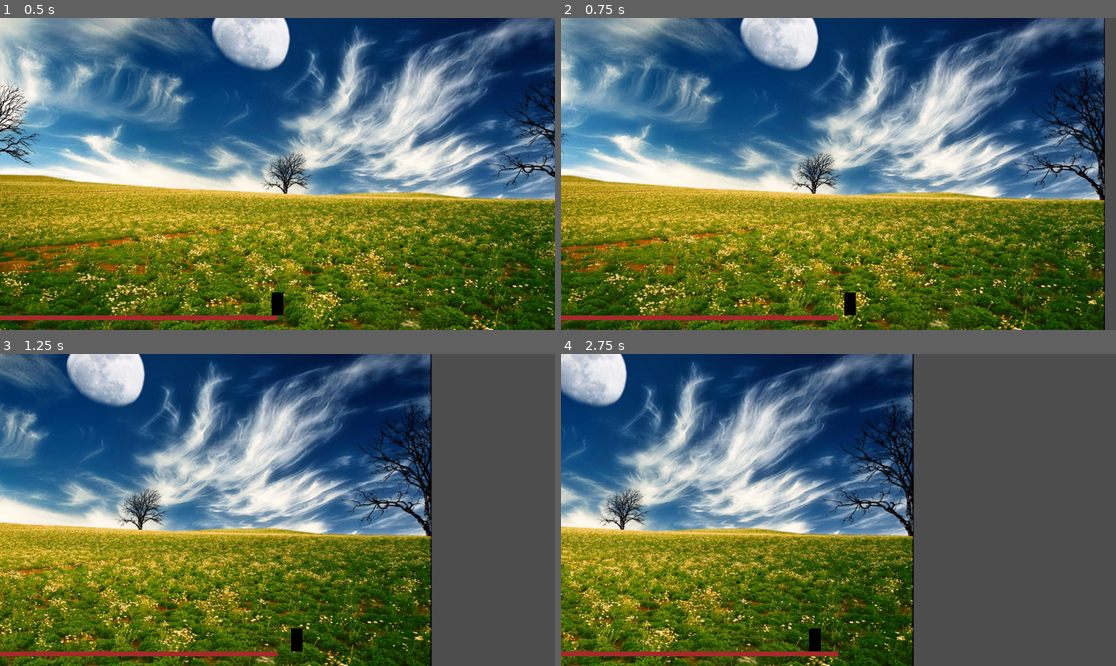
Above: before the commit, frames 1-4 (two rows, left to right).
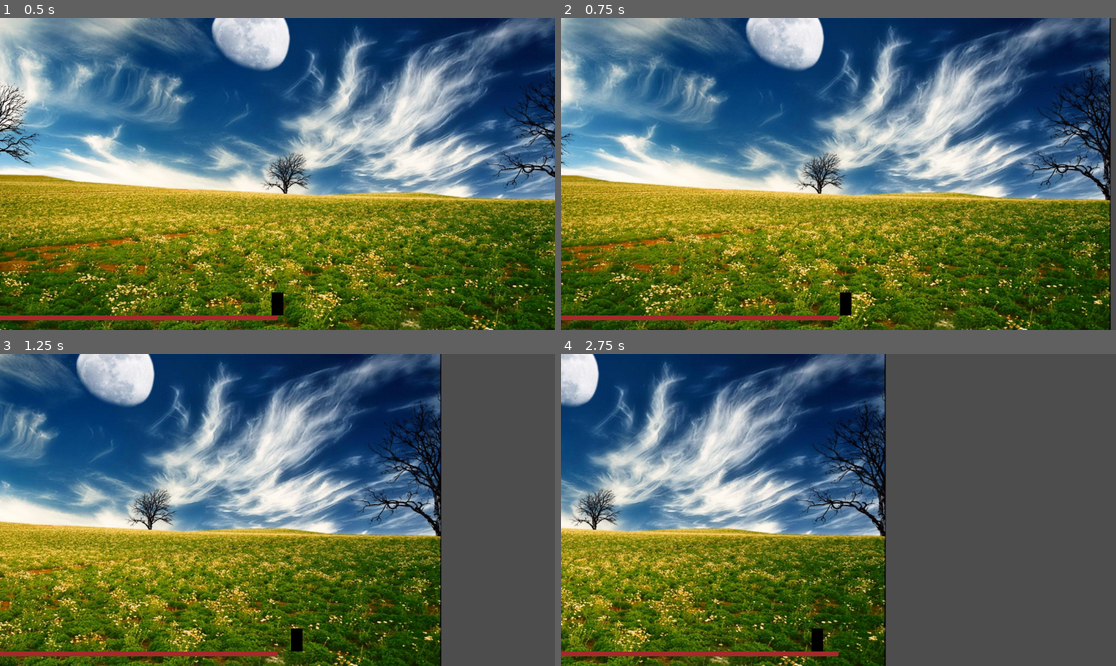
Above: after the commit, the same moments.

Repository: Darr3n2GG/2D-Platformer-Player-Template-WIP
Game: Godot game, scene res://src/scenes/test.tscn
Same seed, same stepped clock (60 frames per second), same inputs: the game is played once before the commit and once after it. The project has no main scene, so this scene is started directly.
Inputs:
- Up to frame 1 (0.5 s): no input
- Up to frame 2 (0.75 s): tap Enter at 0.5 s; hold D (move_right) from 0.53 s (still down)
- Up to frame 3 (1.25 s): keep holding D (move_right)
- Up to frame 4 (2.75 s): release D (move_right) at 2.03 s; hold A (move_left) from 2.03 s (still down)

Frame 1 is identical in both runs. In frame 2, 39% of the frame differs, in the area x 0-100%, y 0-100%; in frame 3, 39%; in frame 4, 42%, in the area x 0-64%, y 0-100%.

Commit message:
mock up for accel strategy wip

Diff:
--- /dev/null
+++ b/src/game_objects/Player/AccelStrategy.gd
@@ -0,0 +1,5 @@
+@abstract
+class_name AccelStrategy extends Resource
+
+
+@abstract func apply_acceleration(movement: PlayerMovement, direction: float, delta: float) -> void
--- /dev/null
+++ b/src/game_objects/Player/ConstAccel.gd
@@ -0,0 +1,20 @@
+class_name ConstAccel extends AccelStrategy
+
+@export var accel_time: float = 0.1
+@export var decel_time: float = 0.1
+@export var turn_time: float = 0.2
+
+
+func apply_acceleration(movement: PlayerMovement, direction: float, delta: float) -> void:
+	var final_time := get_final_time(movement, direction)
+
+	var ticks := delta / final_time
+	movement.velocity_x = move_toward(movement.velocity_x, movement.max_speed * direction, movement.max_speed * ticks)
+
+func get_final_time(movement: PlayerMovement, direction: float) -> float:
+	var final_time = decel_time
+
+	if direction:
+		final_time = accel_time
+
+	return final_time
--- /dev/null
+++ b/src/game_objects/Player/ZeroAccel.gd
@@ -0,0 +1,5 @@
+class_name ZeroAccel extends AccelStrategy
+
+
+func apply_acceleration(movement: PlayerMovement, direction: float, _delta: float) -> void:
+	movement.velocity_x = movement.max_speed * direction
--- a/src/game_objects/Player/player.gd
+++ b/src/game_objects/Player/player.gd
@@ -2,6 +2,7 @@
 
 
 @export var max_speed: float = 500.0
+@export var accel_strategy: AccelStrategy
 
 var gravity = ProjectSettings.get_setting("physics/2d/default_gravity")
 
--- a/src/game_objects/Player/player_movement.gd
+++ b/src/game_objects/Player/player_movement.gd
@@ -3,6 +3,7 @@
 
 # Exportable variables
 var max_speed: float
+var accel_strategy: AccelStrategy
 
 var velocity_x: float
 
@@ -15,11 +16,11 @@
 	player = get_parent()
 
 	max_speed = player.max_speed
+	accel_strategy = player.accel_strategy
 
 func _physics_process(delta: float) -> void:
 	handle_input(delta)
 	player.velocity.x = velocity_x
 
-func handle_input(_delta: float) -> void:
-	var acceleration := max_speed
-	velocity_x = move_toward(velocity_x, max_speed * lr_input.get_direction(), acceleration)
+func handle_input(delta: float) -> void:
+	accel_strategy.apply_acceleration(self, lr_input.get_direction(), delta)
--- a/src/scenes/test.tscn
+++ b/src/scenes/test.tscn
@@ -1,11 +1,16 @@
-[gd_scene load_steps=8 format=3 uid="uid://dxwptiva8bnis"]
+[gd_scene load_steps=10 format=3 uid="uid://dxwptiva8bnis"]
 
 [ext_resource type="PackedScene" uid="uid://by7th7037lc0x" path="res://src/game_objects/LineGround/line_ground.tscn" id="1_errlg"]
 [ext_resource type="Texture2D" uid="uid://bqmyxh14lp58h" path="res://src/assets/Free-nice-background-HD-1184461877.jpg" id="1_m5uds"]
 [ext_resource type="Script" uid="uid://cyntlb36gsg4x" path="res://src/game_objects/Player/player.gd" id="2_1wpl3"]
 [ext_resource type="Script" uid="uid://cxjtqg6r2chpq" path="res://src/game_objects/RectanglePolygon2D/rectangle_polygon_2d.gd" id="2_ys0to"]
+[ext_resource type="Script" uid="uid://bf4yeyev3prjp" path="res://src/game_objects/Player/ConstAccel.gd" id="4_fen8a"]
 [ext_resource type="Script" uid="uid://ca0hxgmh7ae0q" path="res://src/game_objects/player_camera.gd" id="5_egtcd"]
 [ext_resource type="Script" uid="uid://dypreb14osi0q" path="res://src/game_objects/Player/player_movement.gd" id="5_n5vox"]
+
+[sub_resource type="Resource" id="Resource_pixv2"]
+script = ExtResource("4_fen8a")
+metadata/_custom_type_script = "uid://bf4yeyev3prjp"
 
 [sub_resource type="CapsuleShape2D" id="CapsuleShape2D_m5uds"]
 radius = 8.0
@@ -24,6 +29,7 @@
 position = Vector2(0, -34)
 scale = Vector2(1.5, 1.5)
 script = ExtResource("2_1wpl3")
+accel_strategy = SubResource("Resource_pixv2")
 
 [node name="RectanglePolygon2D" type="Polygon2D" parent="Player"]
 color = Color(0, 0, 0, 1)
Not shown, added: src/game_objects/Player/AccelStrategy.gd.uid
Not shown, added: src/game_objects/Player/ConstAccel.gd.uid
Not shown, added: src/game_objects/Player/ZeroAccel.gd.uid
